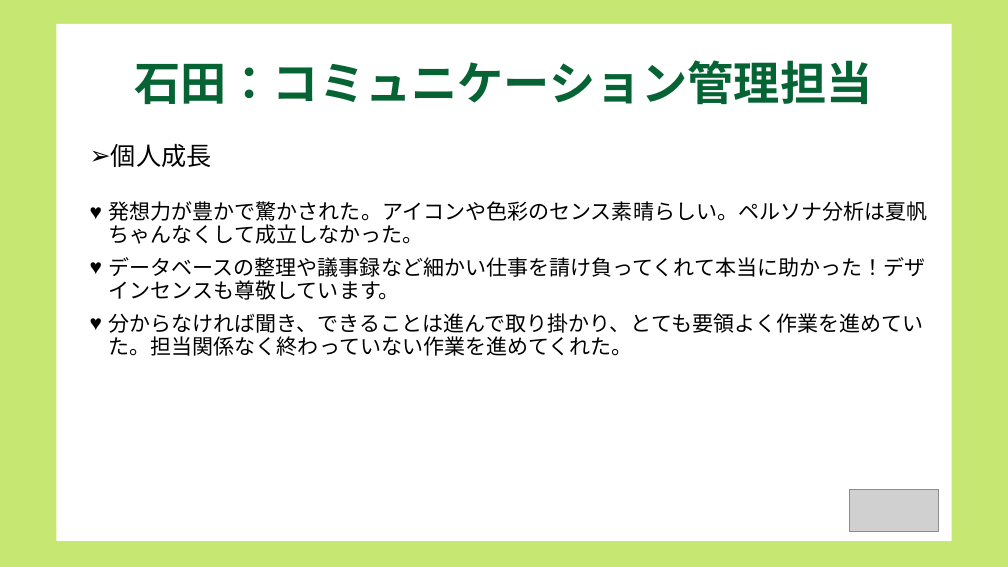
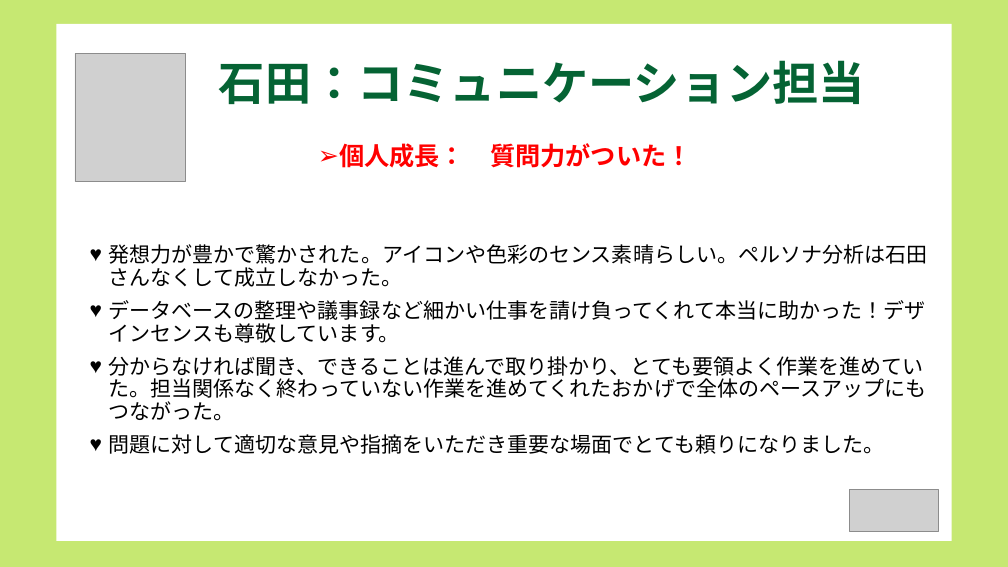
Before and after one commit to dojo2022/B-3, a slide deck: slide 15 of doc/コピー動画なし_B3炙りえんがわ_成果発表会資料.pptx. Drawn at 1008x567 pixels with LibreOffice and Linux fonts; fonts in the diff are those of the drawing; grey boxes stand for pictures. Boxes give left, top, right and bottom in pixels: in the first picture for what was removed or moved away, otherwise in the second. Text is boxed around its words. In the diff, an @@ line names an element or a change of style, - is before the commit and + after.

```diff
--- a/doc/コピー動画なし_B3炙りえんがわ_成果発表会資料.pptx
+++ b/doc/コピー動画なし_B3炙りえんがわ_成果発表会資料.pptx
@@ picture added at <box>75,54,185,181</box> @@
@@ title at <box>219,60,865,104</box>: text changed @@
-石田：コミュニケーション管理担当
+石田：コミュニケーション担当
@@ text at <box>339,143,692,168</box>: text changed; text colour #000000 to #FF0000; bold on @@
-➢ 個人成長
+➢ 個人成長： 質問力がついた！
@@ text "発想力が豊かで驚かされた。アイコンや色彩のセンス素晴らしい。ペルソナ分析は石田さんなくして成立しなかった。": place and size @@
-text "発想力が豊かで驚かされた。アイコンや色彩のセンス素晴らしい。ペルソナ分析は石田さんなくして成立しなかった。" at <box>109,201,928,356</box>
+text "発想力が豊かで驚かされた。アイコンや色彩のセンス素晴らしい。ペルソナ分析は石田さんなくして成立しなかった。" at <box>109,244,928,454</box>
@@ text at <box>109,244,928,287</box>: text changed @@
-♥ 発想力が豊かで驚かされた。アイコンや色彩のセンス素晴らしい。ペルソナ分析は夏帆ちゃんなくして成立しなかった。
+♥ 発想力が豊かで驚かされた。アイコンや色彩のセンス素晴らしい。ペルソナ分析は石田さんなくして成立しなかった。
@@ text at <box>109,356,927,454</box>: text changed @@
-♥ 分からなければ聞き、できることは進んで取り掛かり、とても要領よく作業を進めていた。担当関係なく終わっていない作業を進めてくれた。
+♥ 分からなければ聞き、できることは進んで取り掛かり、とても要領よく作業を進めていた。担当関係なく終わっていない作業を進めてくれたおかげで全体のペースアップにもつながった。
+♥ 問題に対して適切な意見や指摘をいただき重要な場面でとても頼りになりました。
```
Also in this commit, not shown: 11 other slides changed.
